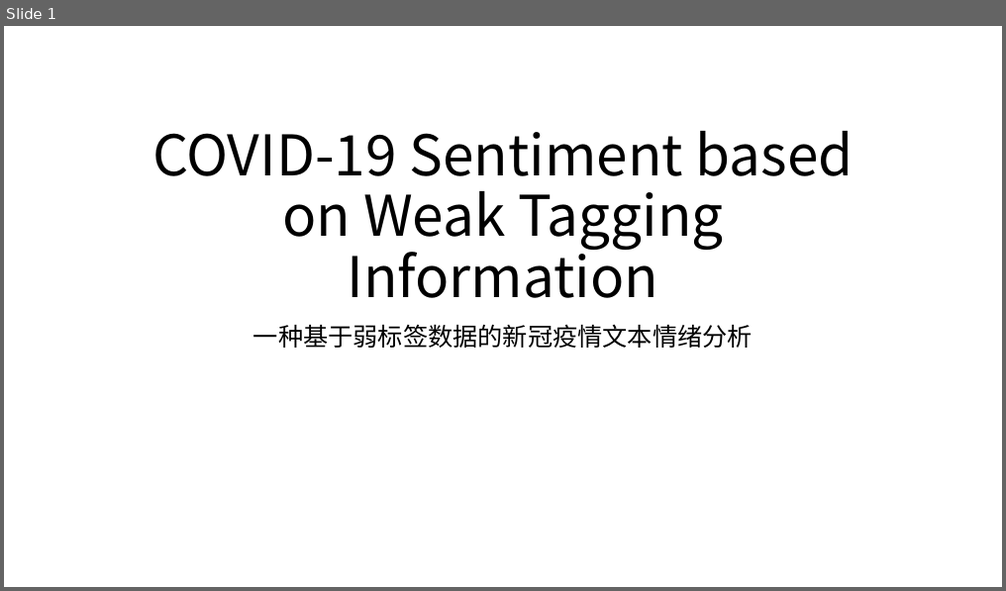
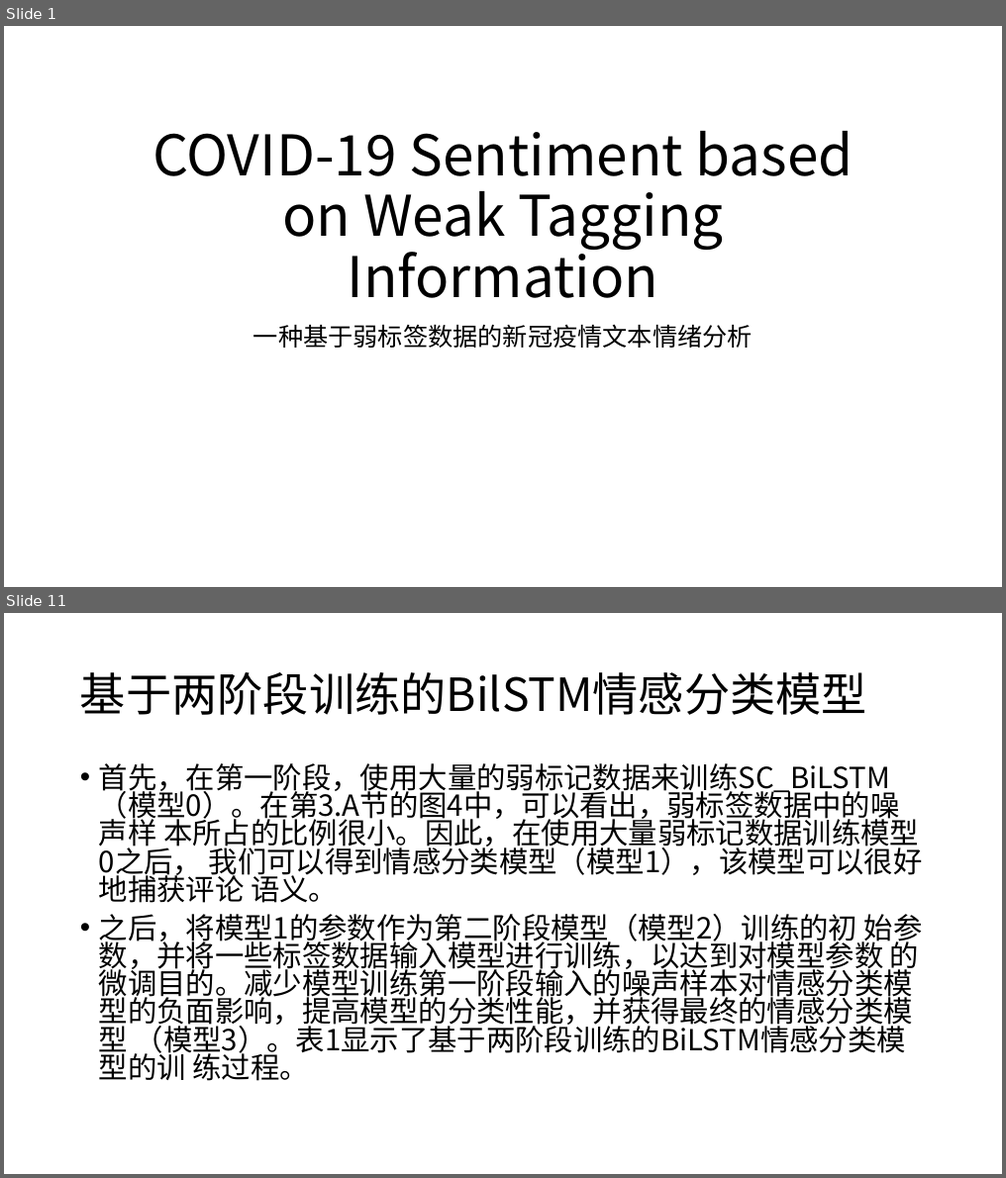
Before and after one commit to XinLin-cs/Dev_Note, a slide deck: COVID-19 Sentiment based on Weak Tagging Information/开题报告.pptx. Shown one above the other, each under a label of ours: slide 1 before the commit, slides 1 and 11 after it; the slides between them are not shown. The pictures are 1006x591 and 1006x1178 pixels, drawn with LibreOffice and Linux fonts; fonts in the diff are those of the drawing. Boxes give left, top, right and bottom in pixels: in the first picture for what was removed or moved away, otherwise in the second. Text is boxed around its words. In the diff, an @@ line names an element or a change of style, - is before the commit and + after.

```diff
--- a/COVID-19 Sentiment based on Weak Tagging Information/开题报告.pptx
+++ b/COVID-19 Sentiment based on Weak Tagging Information/开题报告.pptx
@@ slide 11 added at <box>4,613,1002,1174</box>, background #FFFFFF @@
@@ title added at <box>80,672,867,715</box>, 44 pt, text #000000 @@
+基于两阶段训练的BilSTM情感分类模型
@@ text added at <box>99,763,923,1081</box>, 28 pt, text #000000 @@
+• 首先，在第一阶段，使用大量的弱标记数据来训练SC_BiLSTM （模型0）。在第3.A节的图4中，可以看出，弱标签数据中的噪声样 本所占的比例很小。因此，在使用大量弱标记数据训练模型0之后， 我们可以得到情感分类模型（模型1），该模型可以很好地捕获评论 语义。
+• 之后，将模型1的参数作为第二阶段模型（模型2）训练的初 始参数，并将一些标签数据输入模型进行训练，以达到对模型参数 的微调目的。减少模型训练第一阶段输入的噪声样本对情感分类模 型的负面影响，提高模型的分类性能，并获得最终的情感分类模型 （模型3）。表1显示了基于两阶段训练的BiLSTM情感分类模型的训 练过程。
```
Also in this commit, not shown: 13 other slides added.
